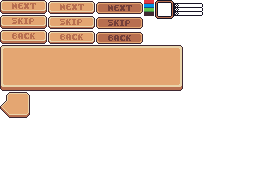
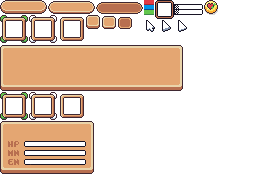
Comparing the layer stacks of the two 280 × 175 images. Changes:
added layer "Layer 74" above "Layer 72" over [86, 15, 132, 29]
added layer "Layer 72" above "Layer 71" over [96, 2, 143, 14]
added layer "Layer 71" above "Layer 70" over [48, 1, 95, 14]
added layer "Layer 70" above "Layer 73" over [0, 0, 47, 14]
renamed "Layer 27" to "Layer 73", hid it over [0, 0, 143, 44]
added layer "Layer 75" above "Layer 69" over [0, 15, 84, 43]
renamed "Layer 9" to "Layer 69", painted on it over [0, 0, 218, 174]
removed layer "Layer 7" over [0, 92, 30, 118]
removed layer "Layer 6" over [144, 3, 154, 16]
removed layer "Layer 3" over [174, 3, 203, 16]
